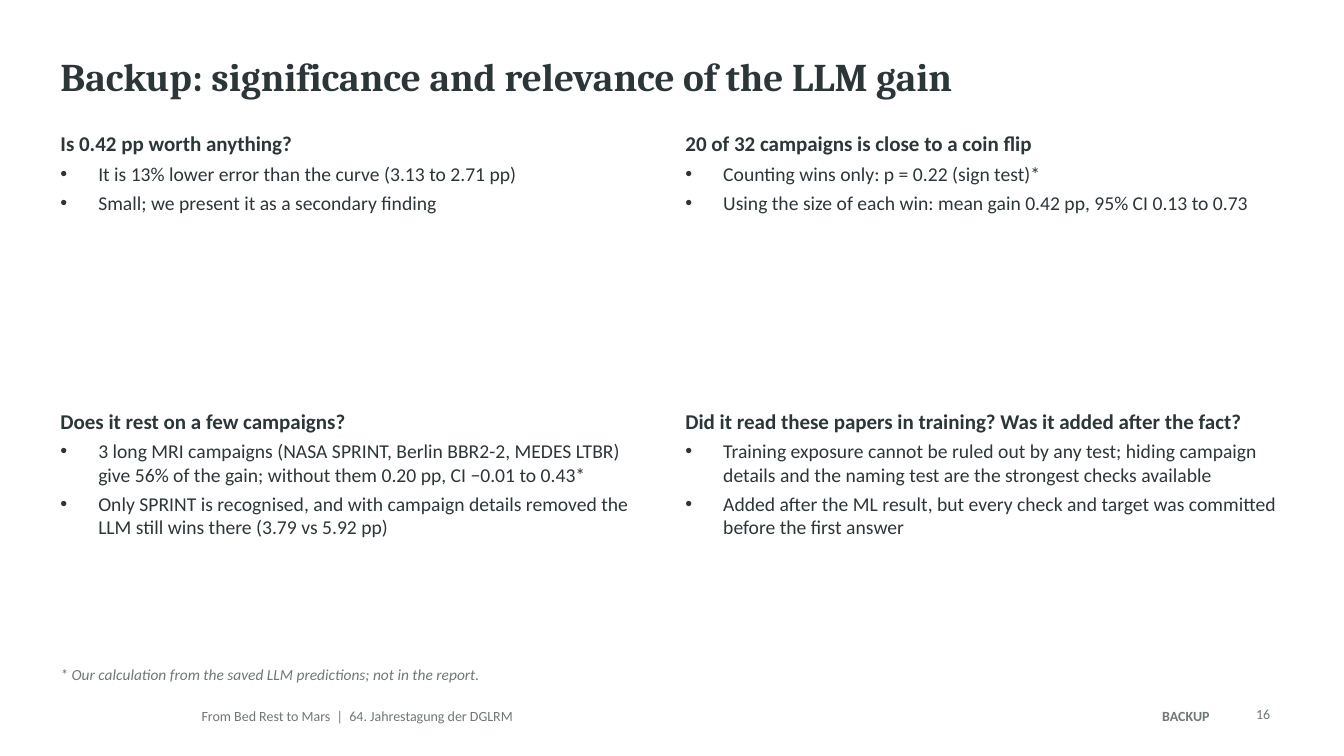
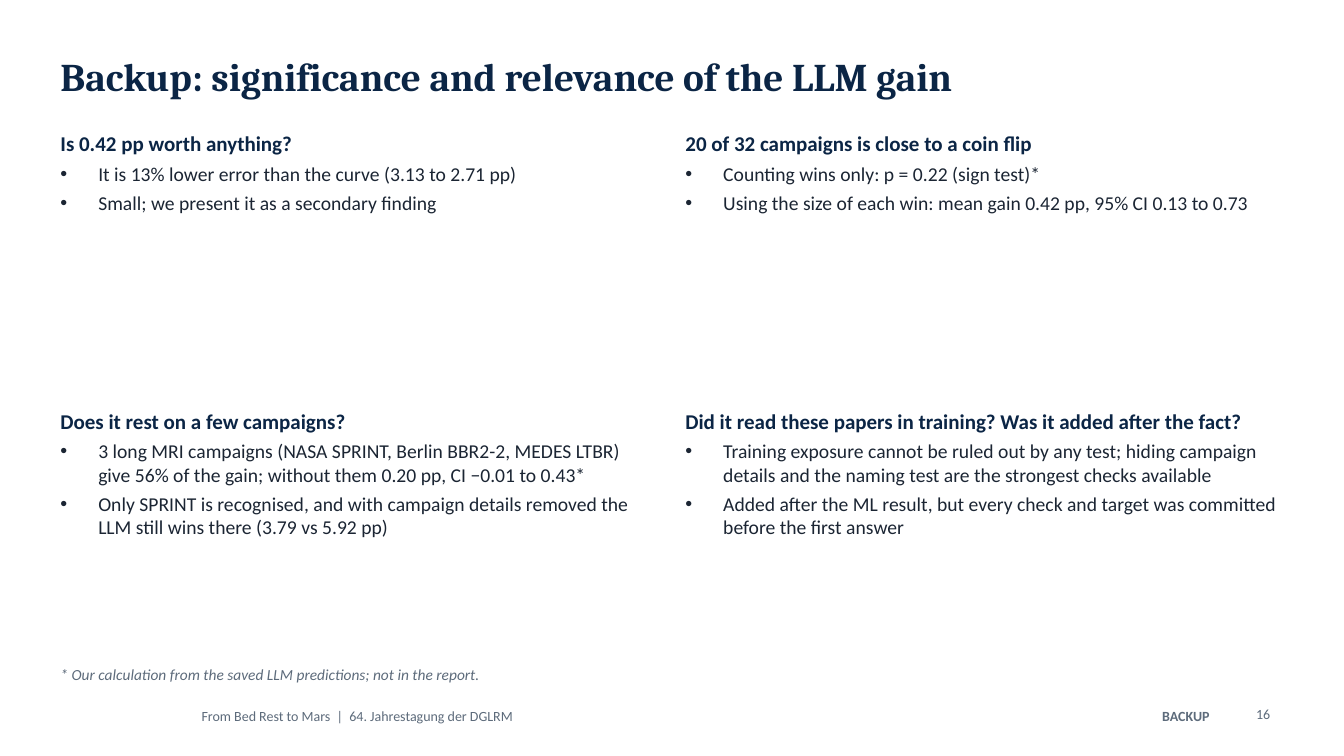
Before and after one commit to MiladBahariQaragoz/BedrestToMars, a slide deck: slide 16 of presentation/bed-rest-to-mars-talk.pptx. Drawn at 1344x756 pixels with LibreOffice and Linux fonts; fonts in the diff are those of the drawing; background and template pictures are left out. Boxes give left, top, right and bottom in pixels: in the first picture for what was removed or moved away, otherwise in the second. Text is boxed around its words. In the diff, an @@ line names an element or a change of style, - is before the commit and + after.

```diff
--- a/presentation/bed-rest-to-mars-talk.pptx
+++ b/presentation/bed-rest-to-mars-talk.pptx
@@ title "Backup: significance and relevance of ..." at bbox=[60, 63, 952, 100]: text colour #2C3639 to #0B2545 @@
@@ text "Is 0.42 pp worth anything?" at bbox=[60, 136, 517, 214]: text colour #2C3639 to #0B2545 in "Is 0.42 pp worth anything?"; text colour #2C3639 to #1B2533 in "It is 13% lower error than the ...", "Small; we present it as a secondary ..." @@
@@ text "20 of 32 campaigns is ..." at bbox=[685, 136, 1248, 214]: text colour #2C3639 to #0B2545 in "20 of 32 campaigns is close to ..."; text colour #2C3639 to #1B2533 in "Counting wins only: p = 0.22 (sign ...", "Using the size of each win: mean ..." @@
@@ text "Does it rest on a ..." at bbox=[60, 414, 628, 537]: text colour #2C3639 to #0B2545 in "Does it rest on a few campaigns?"; text colour #2C3639 to #1B2533 in "3 long MRI campaigns (NASA SPRINT, Berlin ...", "Only SPRINT is recognised, and with campaign ..." @@
@@ text "Did it read these papers ..." at bbox=[685, 414, 1276, 534]: text colour #2C3639 to #0B2545 in "Did it read these papers in training? ..."; text colour #2C3639 to #1B2533 in "Training exposure cannot be ruled out by ...", "Added after the ML result, but every ..." @@
@@ text colour #6F7877 to #5D6B7B in 4 elements at bbox=[1162, 712, 1209, 721], bbox=[72, 669, 479, 683], bbox=[1256, 709, 1270, 719], bbox=[202, 711, 513, 724] @@
```
Also in this commit, not shown: 17 other slides changed, 17 other files.
